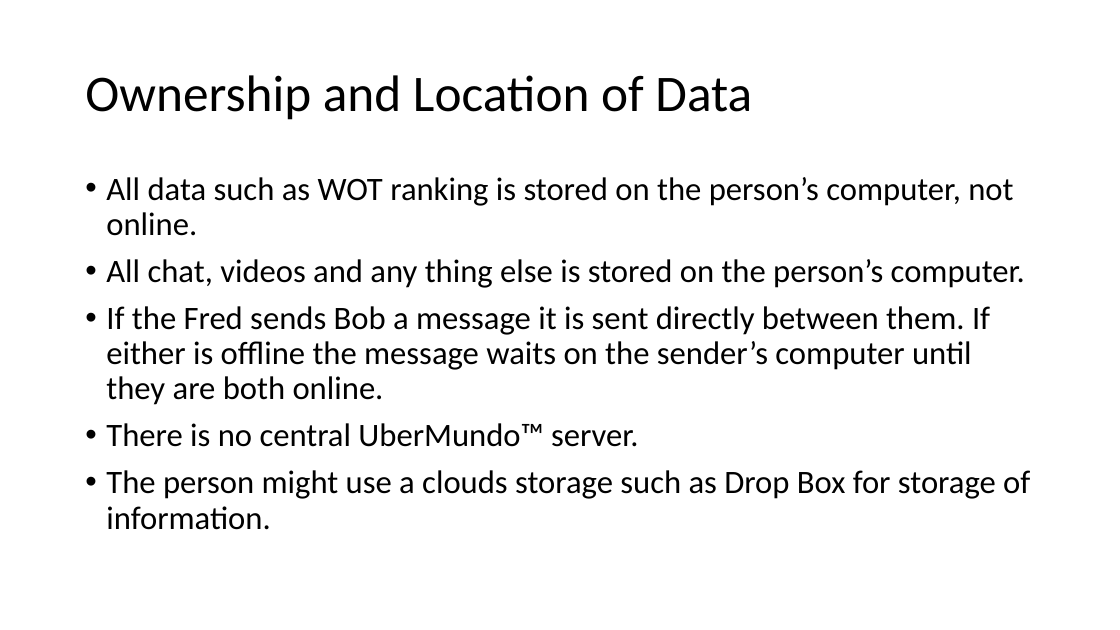
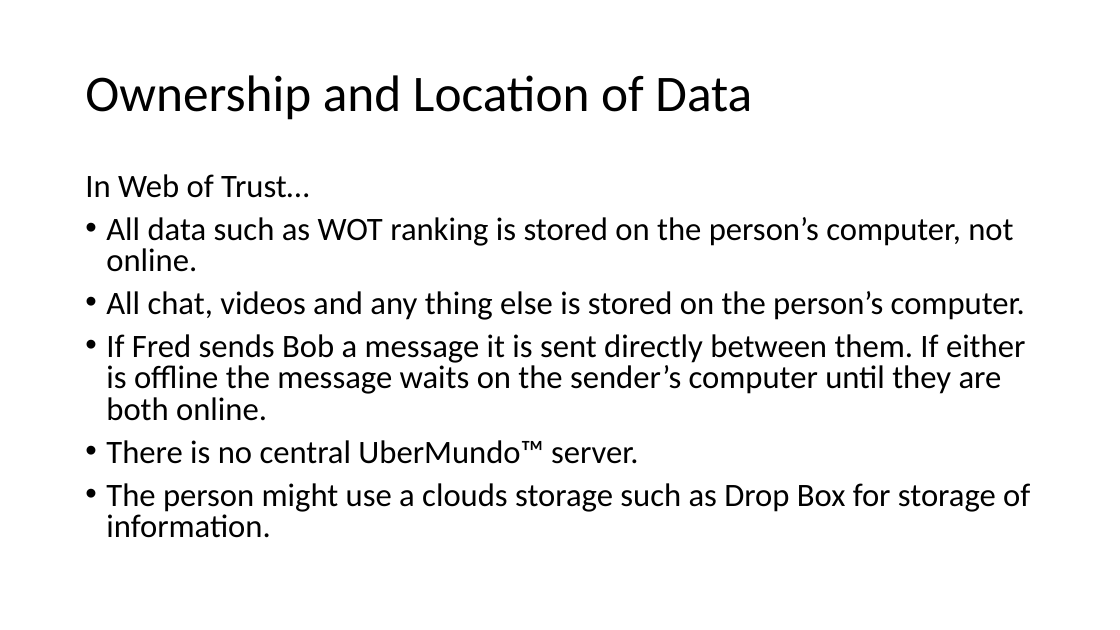
Before and after one commit to RMKeene/UberMundo, a slide deck: slide 3 of Docs/UberMundo™.pptx. Drawn at 1120x630 pixels with LibreOffice and Linux fonts; fonts in the diff are those of the drawing. Boxes give left, top, right and bottom in pixels: in the first picture for what was removed or moved away, otherwise in the second. Text is boxed around its words. In the diff, an @@ line names an element or a change of style, - is before the commit and + after.

```diff
--- a/Docs/UberMundo™.pptx
+++ b/Docs/UberMundo™.pptx
@@ text at <box>85,174,309,198</box>: paragraph added @@
+In Web of Trust…
@@ text at <box>106,217,1030,538</box>: line spacing 0.9 to 0.8 @@
@@ text at <box>106,334,1025,421</box>: text changed @@
-• If the Fred sends Bob a message it is sent directly between them. If either is offline the message waits on the sender’s computer until they are both online.
+• If Fred sends Bob a message it is sent directly between them. If either is offline the message waits on the sender’s computer until they are both online.
```
Also in this commit, not shown: 2 other slides changed, 18 other files.
